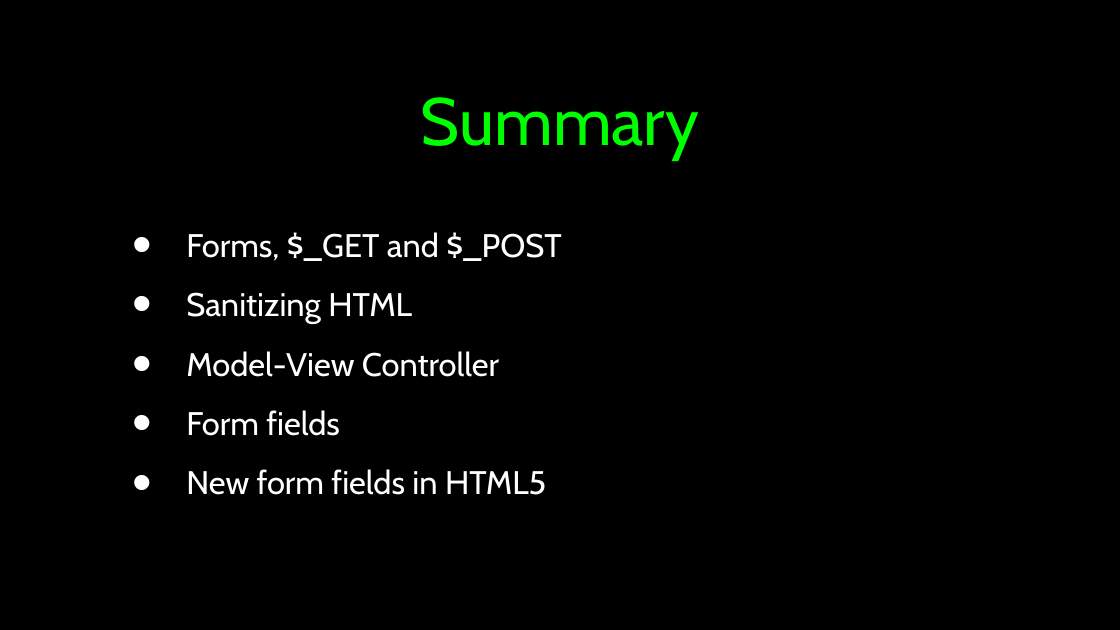
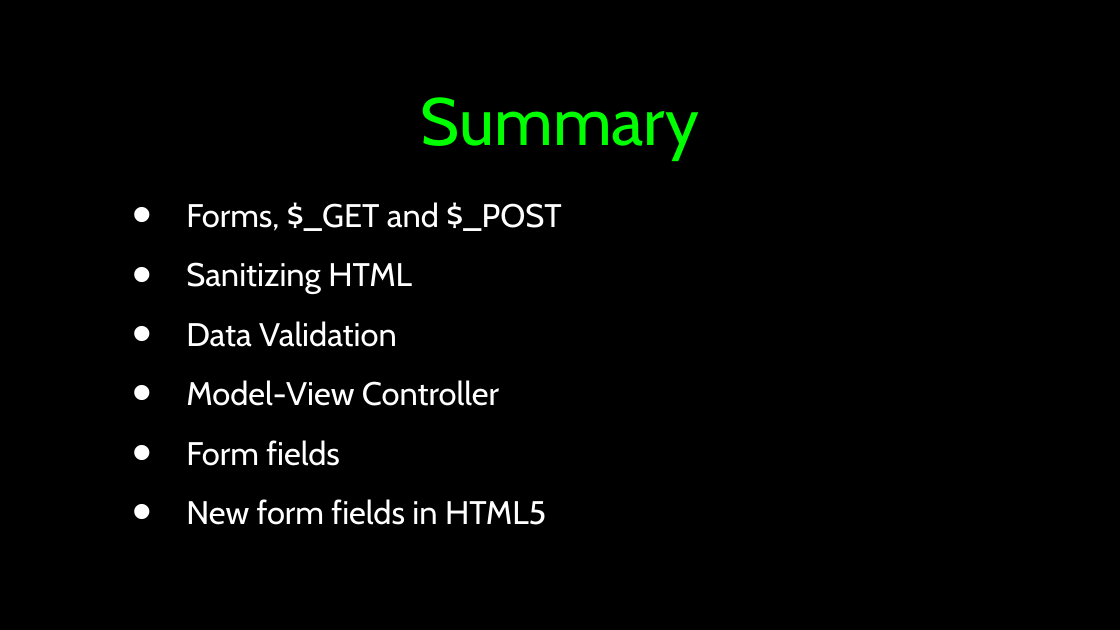
Before and after one commit to csev/wa4e, a slide deck: slide 45 of lectures/PHP-04-Forms.ppt (slide 44 before the commit). Drawn at 1120x630 pixels with LibreOffice and Linux fonts; fonts in the diff are those of the drawing. Boxes give left, top, right and bottom in pixels: in the first picture for what was removed or moved away, otherwise in the second. Text is boxed around its words. In the diff, an @@ line names an element or a change of style, - is before the commit and + after.

```diff
--- a/lectures/PHP-04-Forms.ppt
+++ b/lectures/PHP-04-Forms.ppt
@@ text at (186,321,397,347): paragraph added @@
+• Data Validation
```
Also in this commit, not shown: 3 other slides changed, 1 slide added, 1 other file.
